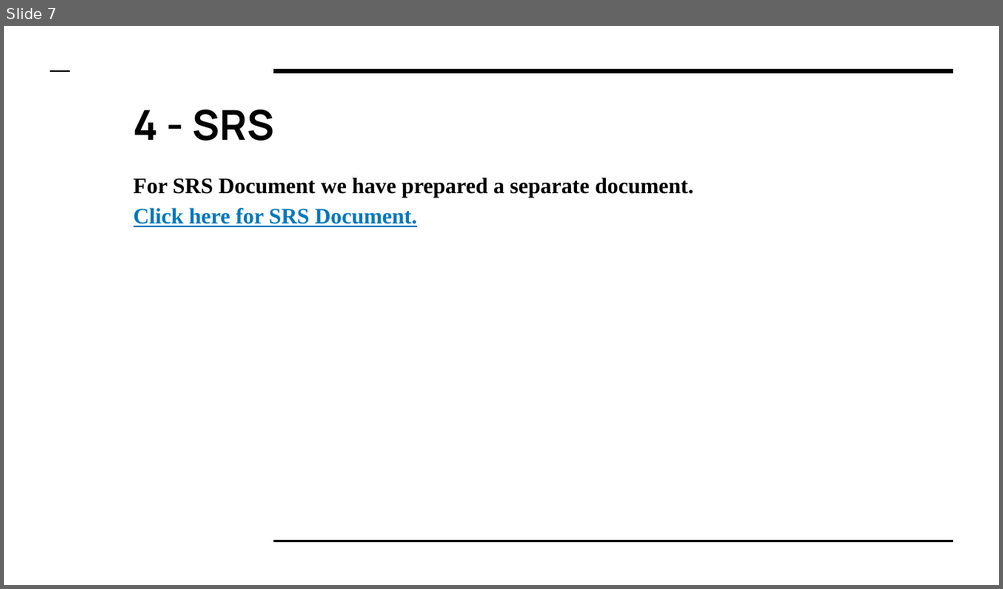
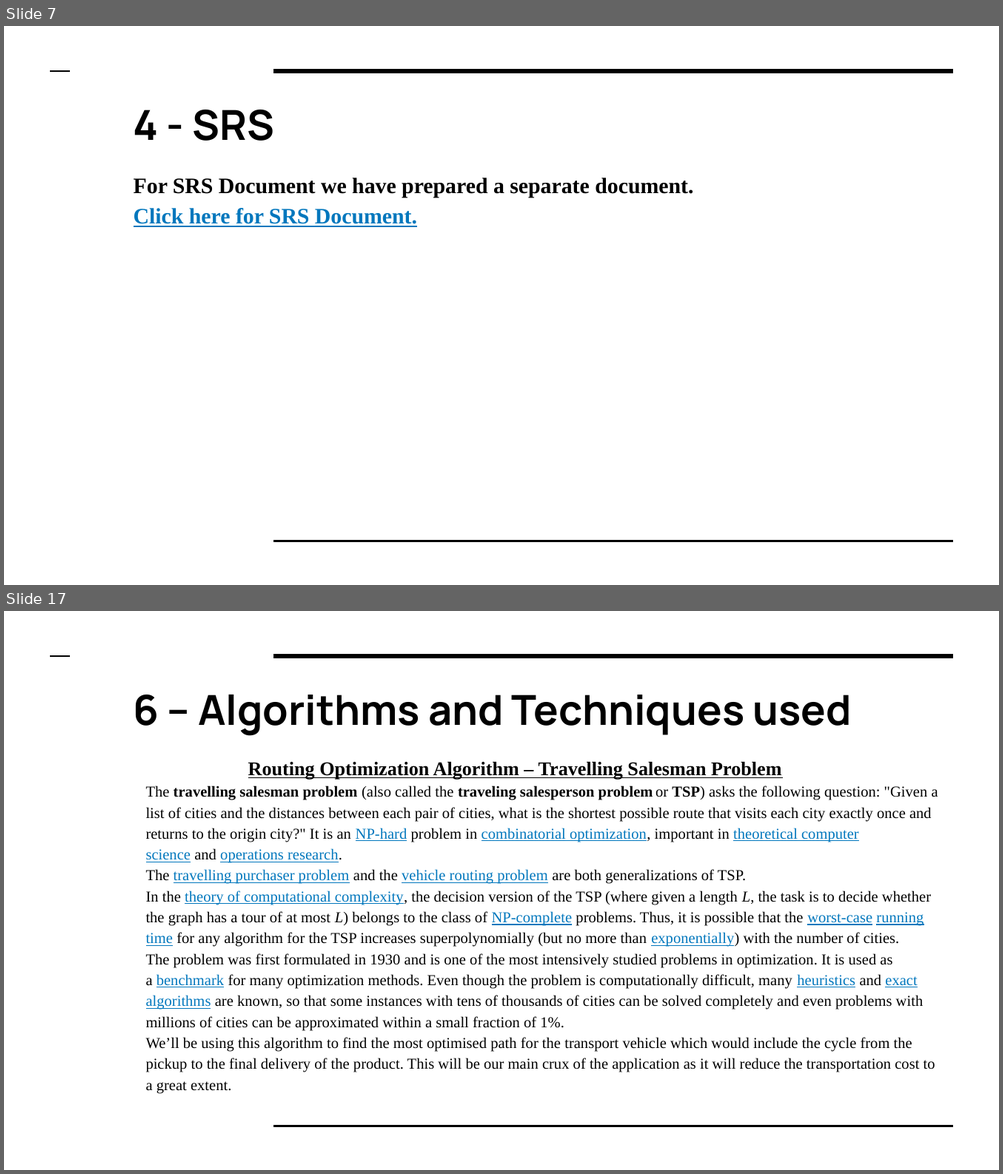
Before and after one commit to meetb007/kissan-bandhu, a slide deck: documents/kisaan Bandhu.pptx. Shown one above the other, each under a label of ours: slide 7 before the commit, slides 7 and 17 after it; the slides between them are not shown. The pictures are 1003x589 and 1003x1174 pixels, drawn with LibreOffice and Linux fonts; fonts in the diff are those of the drawing. Boxes give left, top, right and bottom in pixels: in the first picture for what was removed or moved away, otherwise in the second. Text is boxed around its words. In the diff, an @@ line names an element or a change of style, - is before the commit and + after.

```diff
--- a/documents/kisaan Bandhu.pptx
+++ b/documents/kisaan Bandhu.pptx
@@ slide 17 added at <box>4,611,999,1170</box>, background #FFFFFF; not listed: 3 template elements that a slide beside it also shows @@
@@ title added at <box>134,695,852,735</box>, 30 pt, text #000000, bold @@
+6 – Algorithms and Techniques used
@@ text added at <box>146,762,938,1094</box>, 11 pt, text #000000 @@
+    Routing Optimization Algorithm – Travelling Salesman Problem
+The travelling salesman problem (also called the traveling salesperson problem or TSP) asks the following question: "Given a list of cities and the distances between each pair of cities, what is the shortest possible route that visits each city exactly once and returns to the origin city?" It is an NP-hard problem in combinatorial optimization, important in theoretical computer science and operations research.
+The travelling purchaser problem and the vehicle routing problem are both generalizations of TSP.
+In the theory of computational complexity, the decision version of the TSP (where given a length L, the task is to decide whether the graph has a tour of at most L) belongs to the class of NP-complete problems. Thus, it is possible that the worst-case running time for any algorithm for the TSP increases superpolynomially (but no more than exponentially) with the number of cities.
+The problem was first formulated in 1930 and is one of the most intensively studied problems in optimization. It is used as a benchmark for many optimization methods. Even though the problem is computationally difficult, many heuristics and exact algorithms are known, so that some instances with tens of thousands of cities can be solved completely and even problems with millions of cities can be approximated within a small fraction of 1%.
+We’ll be using this algorithm to find the most optimised path for the transport vehicle which would include the cycle from the pickup to the final delivery of the product. This will be our main crux of the application as it will reduce the transportation cost to a great extent.
```
Also in this commit, not shown: 8 slides changed, 12 other slides added, 6 other files.
